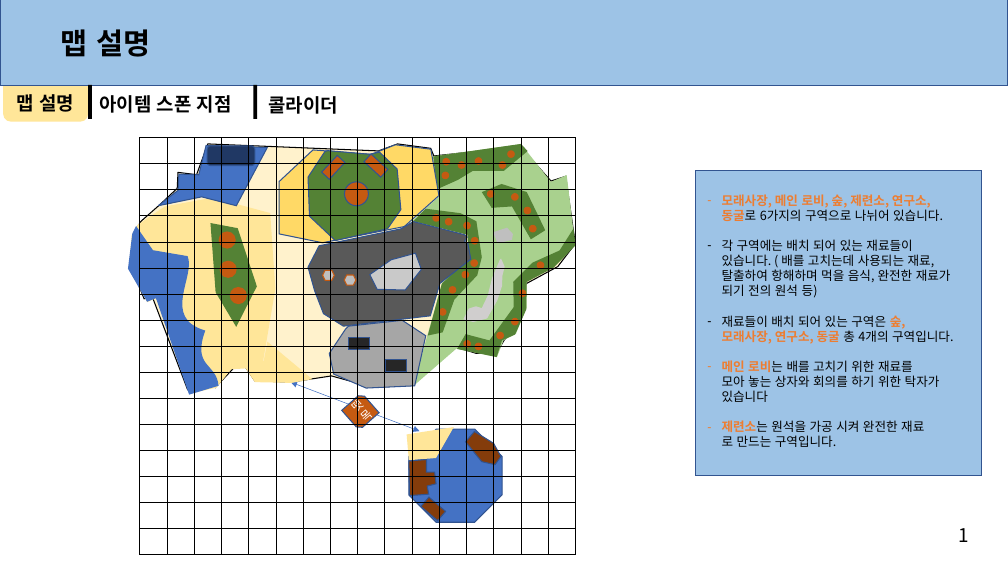
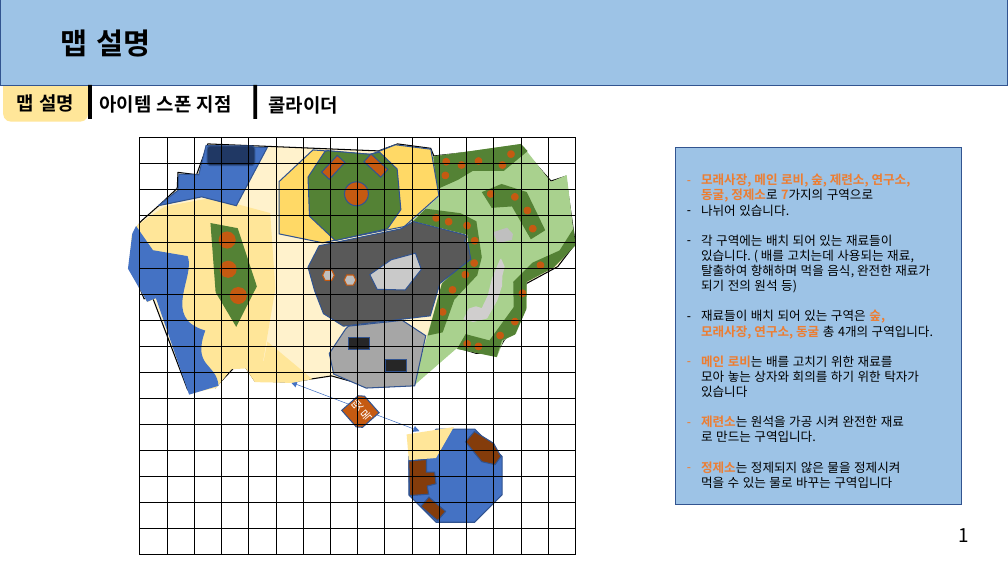
Before and after one commit to anglik0370/EscapeIsland, a slide deck: slide 2 of Document/맵/맵.pptx. Drawn at 1008x567 pixels with LibreOffice and Linux fonts; fonts in the diff are those of the drawing. Boxes give left, top, right and bottom in pixels: in the first picture for what was removed or moved away, otherwise in the second. Text is boxed around its words. In the diff, an @@ line names an element or a change of style, - is before the commit and + after.

```diff
--- a/Document/맵/맵.pptx
+++ b/Document/맵/맵.pptx
@@ rectangle resized from (x1=696, y1=171, x2=982, y2=476) to (x1=675, y1=147, x2=961, y2=505) @@
@@ text "모래사장, 메인 로비, 숲, 제련소, ..." moved from (x1=722, y1=194, x2=954, y2=447) to (x1=701, y1=173, x2=934, y2=488) @@
@@ text at (x1=701, y1=173, x2=911, y2=216): text changed @@
-– 모래사장, 메인 로비, 숲, 제련소, 연구소,
-  동굴로 6가지의 구역으로 나뉘어 있습니다.
+– 모래사장, 메인 로비, 숲, 제련소, 연구소,
+  동굴, 정제소로 7가지의 구역으로
+– 나뉘어 있습니다.
@@ text at (x1=701, y1=461, x2=900, y2=488): paragraphs added @@
+– 정제소는 정제되지 않은 물을 정제시켜
+먹을 수 있는 물로 바꾸는 구역입니다
```
Also in this commit, not shown: 1 other slide changed, 1 other file.
